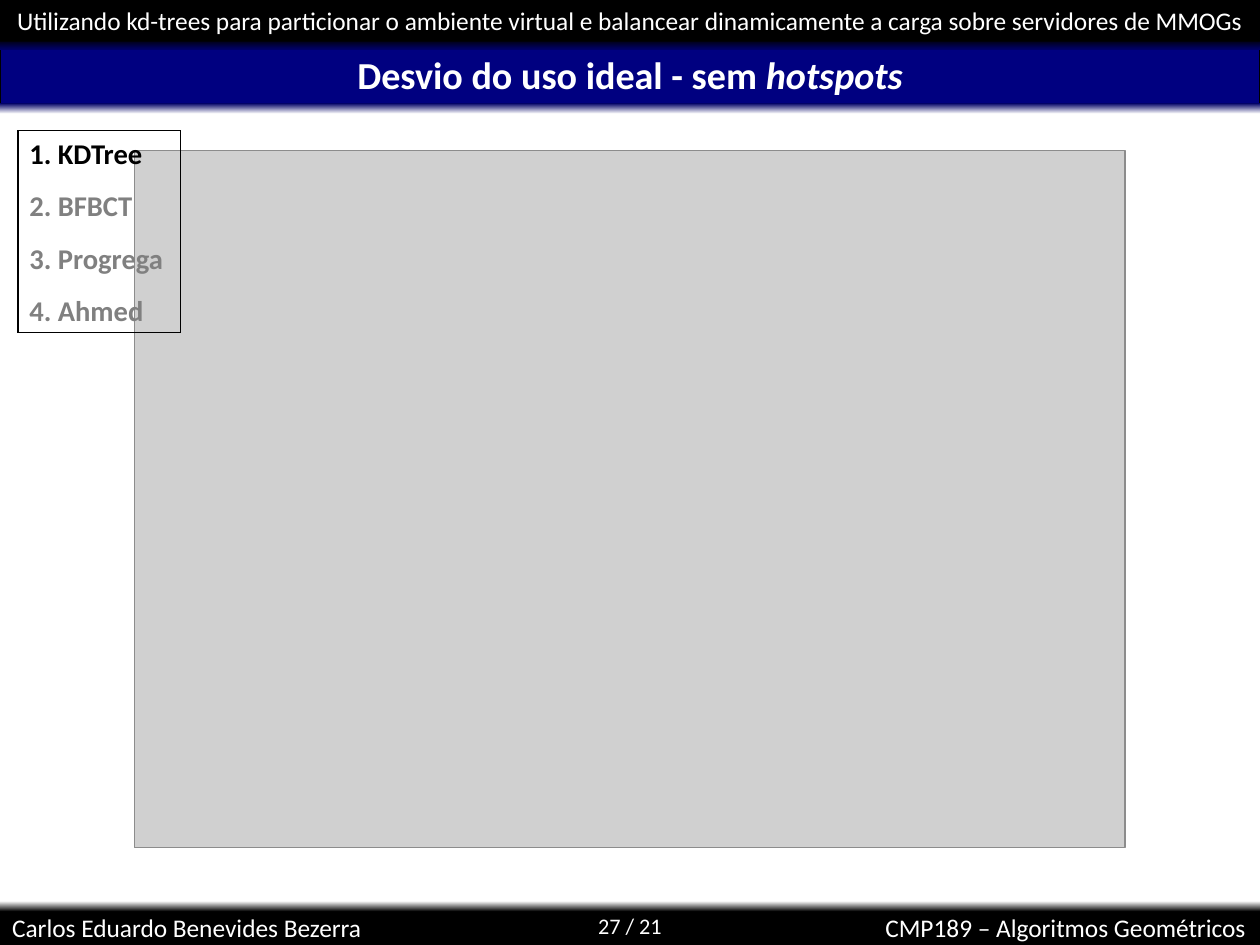
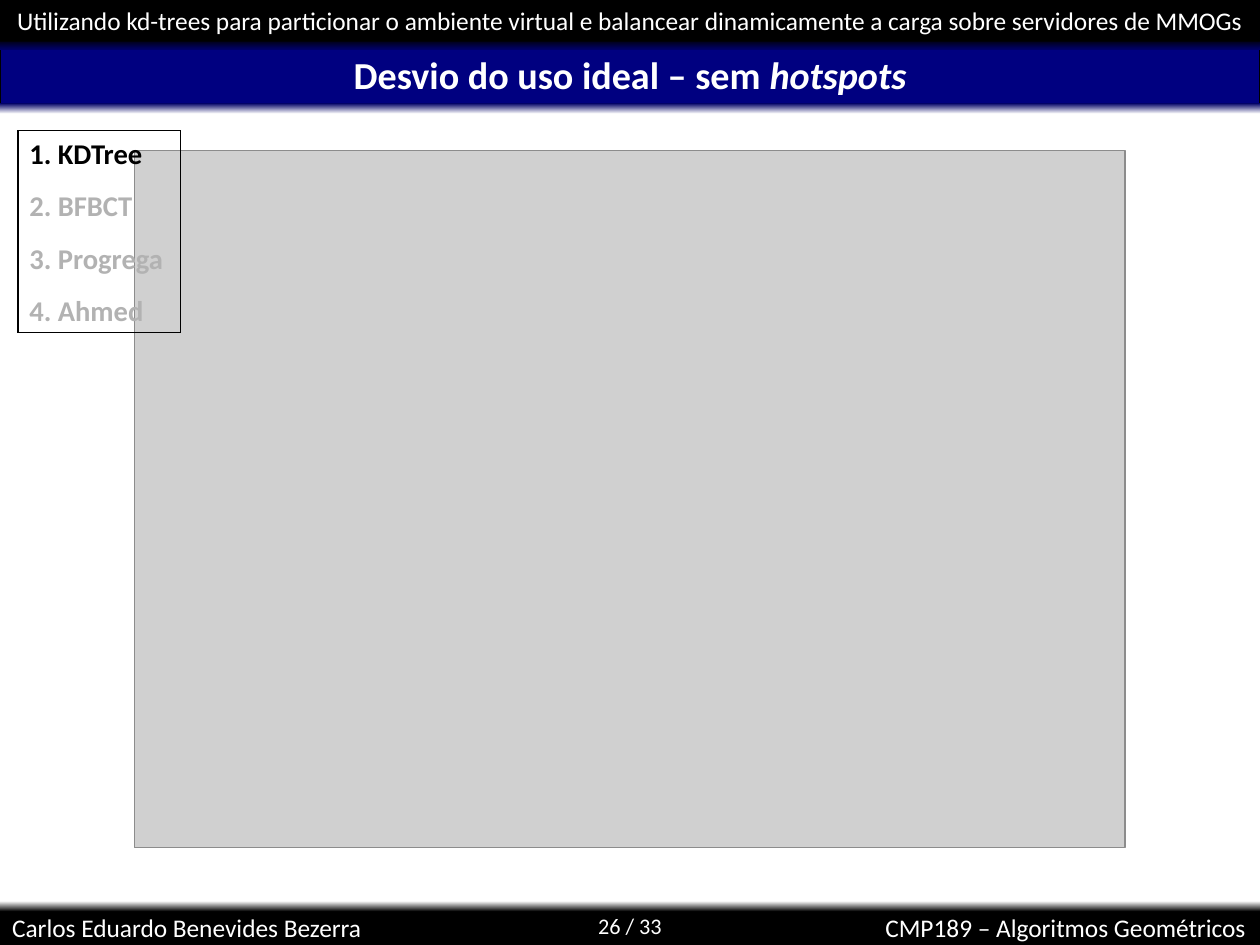
Before and after one commit to kdubezerra/kdubezerra, a slide deck: slide 26 of disciplinas/cmp189/apresentacaoTrabalhoFinal.ppt (slide 27 before the commit). Drawn at 1260x945 pixels with LibreOffice and Linux fonts; fonts in the diff are those of the drawing; grey boxes stand for pictures; background and template pictures are left out. Boxes give left, top, right and bottom in pixels: in the first picture for what was removed or moved away, otherwise in the second. Text is boxed around its words. In the diff, an @@ line names an element or a change of style, - is before the commit and + after.

```diff
--- a/disciplinas/cmp189/apresentacaoTrabalhoFinal.ppt
+++ b/disciplinas/cmp189/apresentacaoTrabalhoFinal.ppt
@@ title at (354,62,907,95): text changed @@
-Desvio do uso ideal - sem hotspots
+Desvio do uso ideal – sem hotspots
@@ text in rectangle at (29,197,163,328): text colour #808080 to #B2B2B2 in "2. BFBCT", "3. Progrega", "4. Ahmed" @@
@@ page number at (598,919,662,934): text changed @@
-27 / 21
+26 / 33
```
Also in this commit, not shown: 7 other slides changed, 2 slides added, 1 slide removed.
